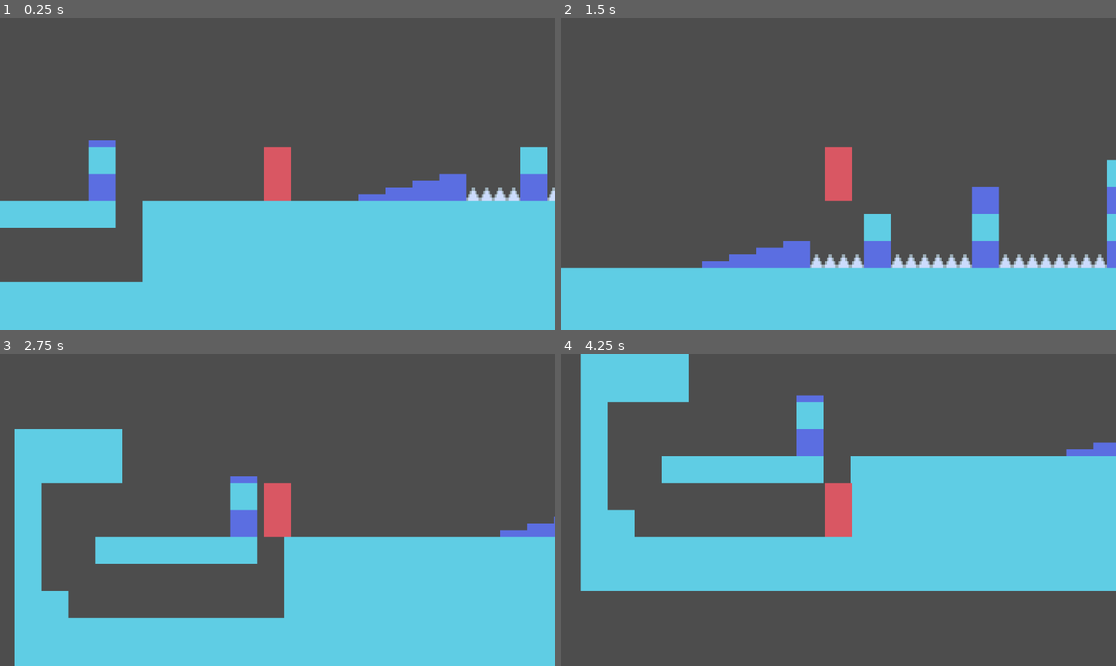
Above: before the commit, frames 1-4 (two rows, left to right).
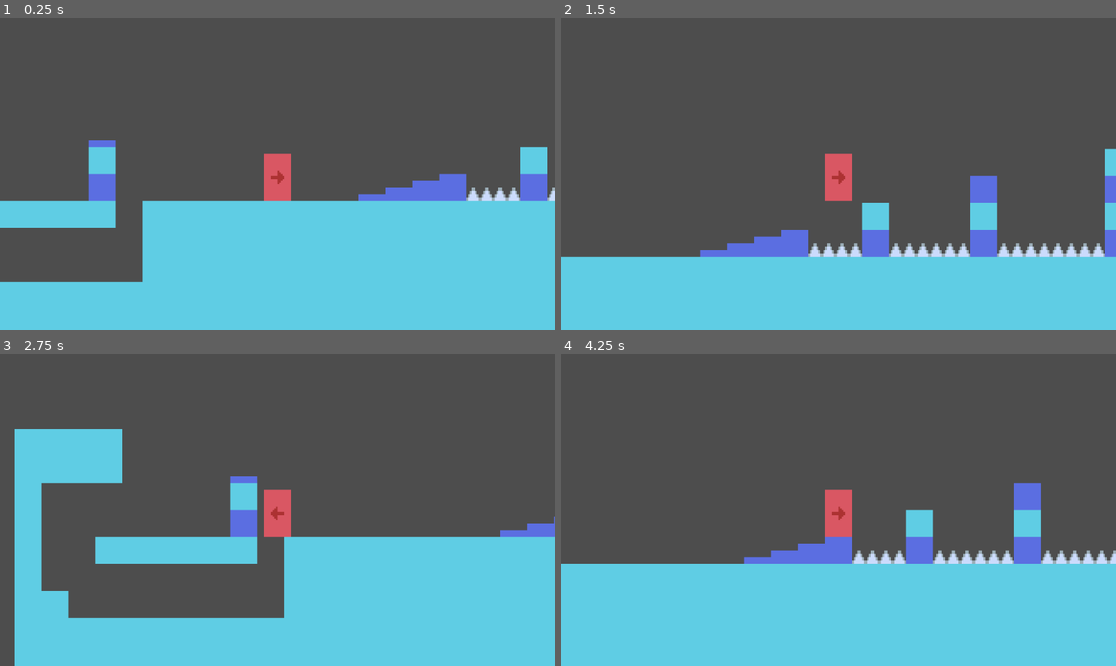
Above: after the commit, the same moments.

Repository: Alfrenzo/TestPlayerController
Game: Godot game, scene res://Scene.tscn
Two runs of this game, one before a commit and one after it. Both use one fixed random seed, a clock stepped at 60 frames per second and the inputs below.
Inputs:
- Up to frame 1 (0.25 s): no input
- Up to frame 2 (1.5 s): tap Enter at 0.5 s; hold L (climb, bound only after the commit) 0.53-1.28 s; hold D (move_right) from 0.53 s (still down); tap Space (jump) at 0.77, 0.8, 1.07, 1.35 s
- Up to frame 3 (2.75 s): tap Space (jump) at 1.52, 1.82, 2.3 s; tap L (climb, bound only after the commit) at 1.55 s; release D (move_right) at 2.03 s; hold A (move_left) from 2.03 s (still down); hold L (climb, bound only after the commit) from 2.03 s (still down)
- Up to frame 4 (4.25 s): release A (move_left) at 2.78 s; release L (climb, bound only after the commit) at 2.78 s; hold D (move_right) from 2.78 s (still down); tap L (climb, bound only after the commit) at 2.85 s; tap Space (jump) at 3.02, 3.32 s; hold Space (jump) from 3.53 s (still down)

The runs differ from the first frame. In frame 1, 0.2% of the frame differs, in the area x 47-53%, y 41-54%; in frame 2, 7.2%; in frame 3, 0.2%; in frame 4, 54%, in the area x 0-100%, y 0-100%.

Commit message:
Added climbing and some state logic

Diff:
--- a/Player.gd
+++ b/Player.gd
@@ -5,24 +5,35 @@
 @export var jumpVelocity = -250.0
 @export var jumpBufferTime = 0.1
 
+@export var wallJumpCooldown = 0.1
+
 @export var fallMultiplier = 0.4
 @export var lowJumpMultiplier = 0.5
 
-@onready var coyoteTimer = $CoyoteTimer
+@onready var sprite = $Sprite2D
+@onready var coyoteTimer = $Timers/CoyoteTimer
+@onready var wallJumpTimer = $Timers/WallJumpTimer
 @onready var groundDetector = $GroundDetector
+@onready var wallDetectorRight = $WallDetectors/WallDetectorRight
+@onready var wallDetectorLeft = $WallDetectors/WallDetectorLeft
 @onready var bottomRightCast = $NudgeCasts/BottomRightCast
 @onready var topRightCast = $NudgeCasts/TopRightCast
 @onready var bottomLeftCast = $NudgeCasts/BottomLeftCast
 @onready var topLeftCast = $NudgeCasts/TopLeftCast
 
 var jumpBuffered = false
-
 var jumpStartTime = 0.0
+var facingDir = 1
 
 var isTouchingWall = false
 var isGrabbingWall = false
 var isOnFloor = false
 var wasOnFloor = false
+var isOnWall = false
+var isAttachedToWall = false
+
+enum State { NORMAL, CLIMBING }
+var state = State.NORMAL
 
 var gravity = ProjectSettings.get_setting("physics/2d/default_gravity")
 var checkpoint = Vector2.ZERO
@@ -32,17 +43,44 @@
 	checkpoint = global_position
 
 func _physics_process(delta):
+	state = get_updated_state()
+
+	match state:
+		State.NORMAL:
+			normal_state(delta)
+		State.CLIMBING:
+			climbing_state(delta)
+
+func get_updated_state() -> State:
+	if facingDir == 1:
+		isOnWall = wallDetectorRight.has_overlapping_bodies()
+	else:
+		isOnWall = wallDetectorLeft.has_overlapping_bodies()
+
+	if isOnWall and Input.is_action_pressed("climb"):
+		return State.CLIMBING
+	return State.NORMAL
+
+func normal_state(delta):
 	apply_gravity(delta)
 	isOnFloor = is_on_floor() || groundDetector.has_overlapping_bodies()
 	wasOnFloor = isOnFloor
-	handle_buffers()
+	handle_jump_buffer()
 	handle_jump()
 	handle_movement(delta)
+	update_sprite()
 
 	extra_gravity(delta)
 	nudge_onto_edge()
 	move_and_slide()
 	update_coyote_data()
+
+func climbing_state(delta):
+	attach_to_wall()
+	handle_wall_jump()
+	handle_wall_movement(delta)
+	nudge_onto_edge()
+	move_and_slide()
 
 func apply_gravity(delta):
 	if not is_on_floor():
@@ -60,7 +98,7 @@
 			var multiplier = (1 - timeSinceJump) * 3 # Longer jump = more gravity
 			velocity.y += gravity * (lowJumpMultiplier * multiplier) * delta
 
-func handle_buffers():
+func handle_jump_buffer():
 	if isOnFloor:
 		if jumpBuffered:
 			jump()
@@ -79,16 +117,41 @@
 	jumpStartTime = Time.get_ticks_msec()
 	velocity.y = jumpVelocity
 
+func handle_wall_jump():
+	if Input.is_action_just_pressed("jump"):
+		if wallJumpTimer.time_left == 0.0:
+			wallJumpTimer.wait_time = wallJumpCooldown
+			wallJumpTimer.start()
+			jump()
+
 func reset_jump_buffer():
 	jumpBuffered = false
+
+func update_sprite():
+	if facingDir == 1:
+		$Sprite2D.flip_h = false
+	else:
+		$Sprite2D.flip_h = true
 
 func handle_movement(delta):
 	var hor_dir = Input.get_axis("move_left", "move_right")
 	if hor_dir:
 		velocity.x = hor_dir * speed * delta
+		facingDir = hor_dir
 	else:
 		# Slows down player, only relevant when additional forces are applied
 		velocity.x = move_toward(velocity.x, 0, speed * delta)
+
+func handle_wall_movement(delta):
+	if wallJumpTimer.time_left > 0.0:
+		return
+
+	var ver_dir = Input.get_axis("move_up", "move_down")
+	if ver_dir:
+		velocity.y = ver_dir * speed * delta
+	else:
+		# Slows down player, only relevant when additional forces are applied
+		velocity.y = move_toward(velocity.y, 0, speed * delta)
 
 func update_coyote_data():
 	# Check if just left floor after move_and_slide()
@@ -120,3 +183,10 @@
 
 func _on_spiked_entered(body):
 	global_position = checkpoint
+
+func attach_to_wall():
+	isAttachedToWall = is_on_wall()
+	if not isAttachedToWall:
+		velocity.x = facingDir * 100
+	else:
+		velocity.x = 0
--- a/Player.tscn
+++ b/Player.tscn
@@ -1,55 +1,53 @@
-[gd_scene load_steps=7 format=3 uid="uid://c7qul0v1t2mts"]
+[gd_scene load_steps=8 format=3 uid="uid://c7qul0v1t2mts"]
 
 [ext_resource type="Script" path="res://Player.gd" id="1_2opwh"]
-[ext_resource type="Texture2D" uid="uid://bvqairqeokyn3" path="res://red.png" id="2_bthlq"]
+[ext_resource type="Texture2D" uid="uid://o6eortq1304x" path="res://player5.png" id="2_nwh2l"]
 
 [sub_resource type="RectangleShape2D" id="RectangleShape2D_wy7b0"]
-size = Vector2(14, 30)
+size = Vector2(14, 27)
 
 [sub_resource type="RectangleShape2D" id="RectangleShape2D_2ym71"]
 size = Vector2(14, 5)
 
+[sub_resource type="RectangleShape2D" id="RectangleShape2D_ik6fm"]
+size = Vector2(12, 24)
+
 [sub_resource type="RectangleShape2D" id="RectangleShape2D_1rbpf"]
-size = Vector2(22, 32)
+size = Vector2(3, 28)
 
-[sub_resource type="RectangleShape2D" id="RectangleShape2D_ik6fm"]
-size = Vector2(12, 28)
+[sub_resource type="RectangleShape2D" id="RectangleShape2D_cnnbw"]
+size = Vector2(3, 28)
 
 [node name="Player" type="CharacterBody2D"]
 script = ExtResource("1_2opwh")
 
 [node name="Sprite2D" type="Sprite2D" parent="."]
-scale = Vector2(1, 2)
-texture = ExtResource("2_bthlq")
+position = Vector2(0, 2)
+texture = ExtResource("2_nwh2l")
 
 [node name="Collider" type="CollisionShape2D" parent="."]
-position = Vector2(0, 1)
+visible = false
+position = Vector2(0, 2.5)
 shape = SubResource("RectangleShape2D_wy7b0")
 
 [node name="GroundDetector" type="Area2D" parent="."]
+visible = false
 collision_mask = 2
 
 [node name="CollisionShape2D" type="CollisionShape2D" parent="GroundDetector"]
 position = Vector2(0, 16.5)
 shape = SubResource("RectangleShape2D_2ym71")
 
-[node name="WallDetector" type="Area2D" parent="."]
-collision_mask = 2
-
-[node name="CollisionShape2D" type="CollisionShape2D" parent="WallDetector"]
-shape = SubResource("RectangleShape2D_1rbpf")
-
-[node name="CoyoteTimer" type="Timer" parent="."]
-wait_time = 0.1
-one_shot = true
-
 [node name="Hitbox" type="Area2D" parent="."]
+visible = false
 collision_mask = 4
 
 [node name="CollisionShape2D" type="CollisionShape2D" parent="Hitbox"]
+position = Vector2(0, 2)
 shape = SubResource("RectangleShape2D_ik6fm")
 
 [node name="NudgeCasts" type="Control" parent="."]
+visible = false
 layout_mode = 3
 anchors_preset = 0
 offset_right = 40.0
@@ -79,4 +77,41 @@
 target_position = Vector2(-1, 0)
 collision_mask = 2
 
+[node name="WallDetectors" type="Control" parent="."]
+visible = false
+layout_mode = 3
+anchors_preset = 0
+offset_right = 40.0
+offset_bottom = 40.0
+
+[node name="WallDetectorRight" type="Area2D" parent="WallDetectors"]
+collision_mask = 2
+
+[node name="CollisionShape2D" type="CollisionShape2D" parent="WallDetectors/WallDetectorRight"]
+position = Vector2(8.5, 2)
+shape = SubResource("RectangleShape2D_1rbpf")
+
+[node name="WallDetectorLeft" type="Area2D" parent="WallDetectors"]
+collision_mask = 2
+
+[node name="CollisionShape2D" type="CollisionShape2D" parent="WallDetectors/WallDetectorLeft"]
+position = Vector2(-8.5, 2)
+shape = SubResource("RectangleShape2D_cnnbw")
+
+[node name="Timers" type="Control" parent="."]
+layout_mode = 3
+anchors_preset = 0
+offset_right = 40.0
+offset_bottom = 40.0
+
+[node name="CoyoteTimer" type="Timer" parent="Timers"]
+wait_time = 0.1
+one_shot = true
+
+[node name="WallJumpTimer" type="Timer" parent="Timers"]
+wait_time = 0.3
+one_shot = true
+
+[node name="ClimbingTimer" type="Timer" parent="Timers"]
+
 [connection signal="body_entered" from="Hitbox" to="." method="_on_spiked_entered"]
--- a/project.godot
+++ b/project.godot
@@ -42,6 +42,11 @@
 "events": [Object(InputEventKey,"resource_local_to_scene":false,"resource_name":"","device":-1,"window_id":0,"alt_pressed":false,"shift_pressed":false,"ctrl_pressed":false,"meta_pressed":false,"pressed":false,"keycode":0,"physical_keycode":32,"key_label":0,"unicode":32,"echo":false,"script":null)
 ]
 }
+climb={
+"deadzone": 0.5,
+"events": [Object(InputEventKey,"resource_local_to_scene":false,"resource_name":"","device":-1,"window_id":0,"alt_pressed":false,"shift_pressed":false,"ctrl_pressed":false,"meta_pressed":false,"pressed":false,"keycode":0,"physical_keycode":76,"key_label":0,"unicode":108,"echo":false,"script":null)
+]
+}
 
 [rendering]
 
Binary file added: player4.png
Not shown, added: player4.png.import
Binary file added: player5.png
Not shown, added: player5.png.import
